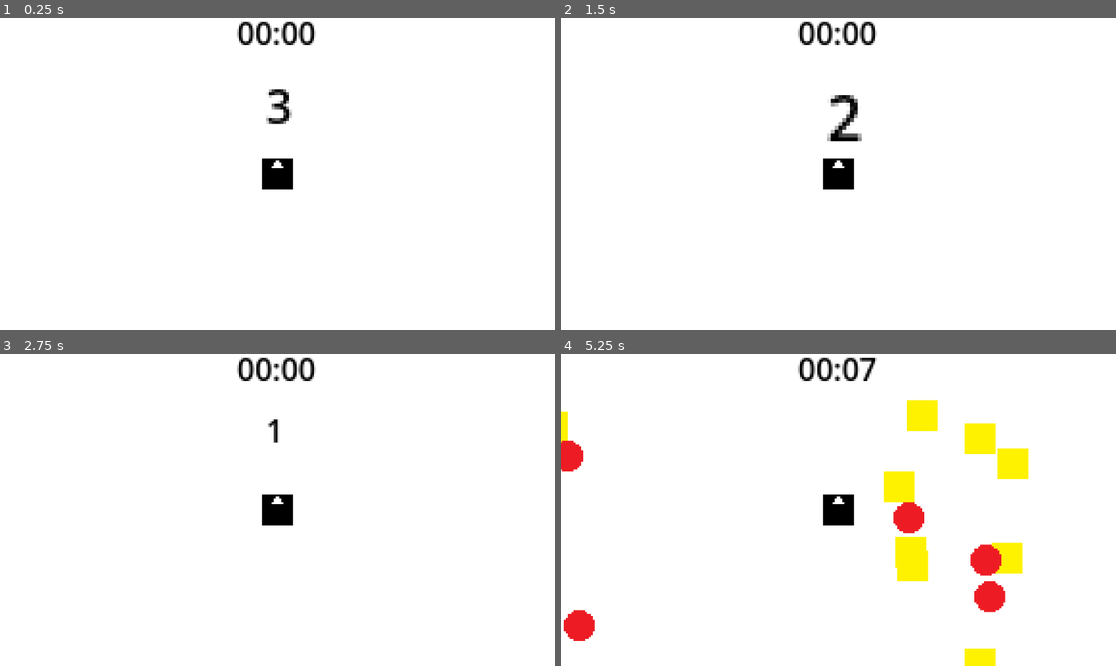
Above: before the commit, frames 1-4 (two rows, left to right).
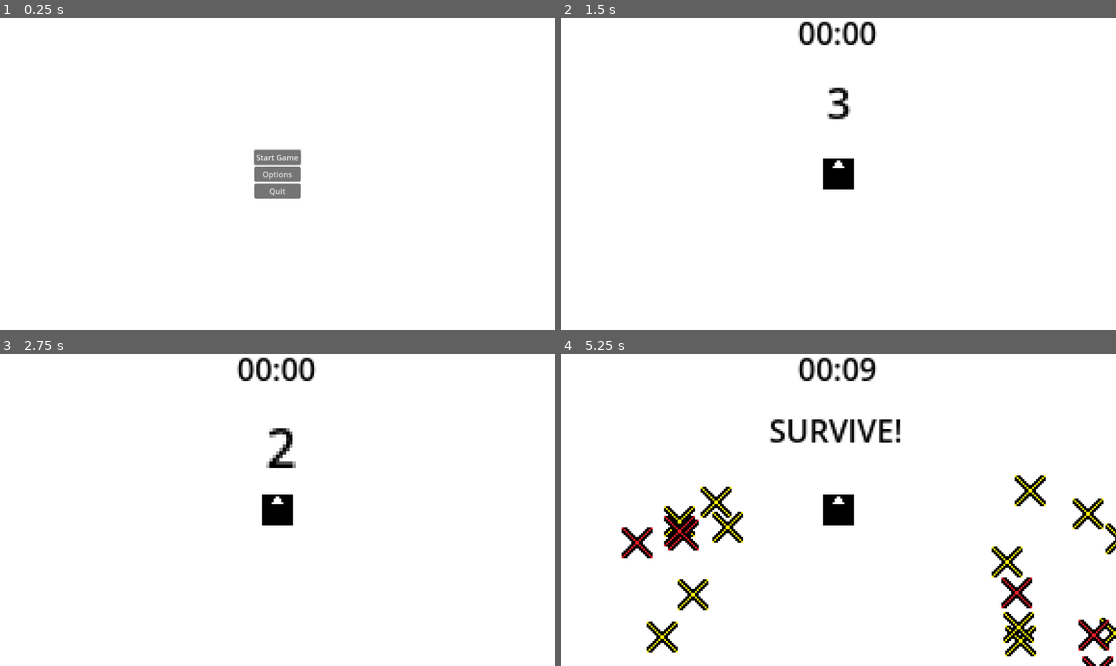
Above: after the commit, the same moments.

Repository: Marcin-Lach/javsc
Game: Godot game, scene res://menu.tscn
Two runs of this game, one before a commit and one after it. Both use one fixed random seed, a clock stepped at 60 frames per second and the inputs below. Before the commit the project starts from res://main.tscn.
Inputs (mouse positions are in pixels of both pictures, inside the frame that each line leads up to):
- Up to frame 1 (0.25 s): no input
- Up to frame 2 (1.5 s): click (838, 174) at 0.5 s, where only the run after the commit has a clickable "Options"; click (838, 158) at 1.25 s, where only the run after the commit has a clickable "Start Game"
- Up to frame 3 (2.75 s): hold Right (right) from 2.03 s (still down)
- Up to frame 4 (5.25 s): release Right (right) at 2.78 s; hold Down (down) 2.78-3.53 s; hold Right (right) 3.53-4.28 s; hold Up (up) 4.28-5.03 s; hold Left (left) from 5.03 s (still down)

The runs differ from the first frame. In frame 1, 2.3% of the frame differs, in the area x 42-57%, y 1-58%; in frame 2, 0.6%; in frame 3, 0.4%; in frame 4, 12%, in the area x 0-100%, y 1-100%.

Commit message:
Added main menu to the game
Just begin

Diff:
--- /dev/null
+++ b/src/menu.gd
@@ -0,0 +1,19 @@
+extends Control
+
+@onready var start_button = $VBoxContainer/StartButton
+
+
+# Called when the node enters the scene tree for the first time.
+func _ready():
+	$VBoxContainer/StartButton.grab_focus()
+
+func _on_start_button_pressed():
+	get_tree().change_scene_to_file("res://main.tscn")
+
+
+func _on_options_button_pressed():
+	pass # Replace with function body.
+
+
+func _on_quit_button_pressed():
+	get_tree().quit()
--- /dev/null
+++ b/src/menu.tscn
@@ -0,0 +1,44 @@
+[gd_scene load_steps=2 format=3 uid="uid://iuir1gqkuq2t"]
+
+[ext_resource type="Script" path="res://menu.gd" id="1_8dmuv"]
+
+[node name="Menu" type="Control"]
+layout_mode = 3
+anchors_preset = 15
+anchor_right = 1.0
+anchor_bottom = 1.0
+grow_horizontal = 2
+grow_vertical = 2
+script = ExtResource("1_8dmuv")
+
+[node name="VBoxContainer" type="VBoxContainer" parent="."]
+layout_mode = 1
+anchors_preset = 8
+anchor_left = 0.5
+anchor_top = 0.5
+anchor_right = 0.5
+anchor_bottom = 0.5
+offset_left = -48.0
+offset_top = -50.5
+offset_right = 48.0
+offset_bottom = 50.5
+grow_horizontal = 2
+grow_vertical = 2
+
+[node name="StartButton" type="Button" parent="VBoxContainer"]
+layout_mode = 2
+focus_neighbor_top = NodePath("../QuitButton")
+text = "Start Game"
+
+[node name="OptionsButton" type="Button" parent="VBoxContainer"]
+layout_mode = 2
+text = "Options"
+
+[node name="QuitButton" type="Button" parent="VBoxContainer"]
+layout_mode = 2
+focus_neighbor_bottom = NodePath("../StartButton")
+text = "Quit"
+
+[connection signal="pressed" from="VBoxContainer/StartButton" to="." method="_on_start_button_pressed"]
+[connection signal="pressed" from="VBoxContainer/OptionsButton" to="." method="_on_options_button_pressed"]
+[connection signal="pressed" from="VBoxContainer/QuitButton" to="." method="_on_quit_button_pressed"]
--- a/src/project.godot
+++ b/src/project.godot
@@ -11,7 +11,7 @@
 [application]
 
 config/name="javsc"
-run/main_scene="res://main.tscn"
+run/main_scene="res://menu.tscn"
 config/features=PackedStringArray("4.1", "Mobile")
 config/icon="res://icon.svg"
 
@@ -21,6 +21,14 @@
 
 [input]
 
+ui_accept={
+"deadzone": 0.5,
+"events": [Object(InputEventKey,"resource_local_to_scene":false,"resource_name":"","device":0,"window_id":0,"alt_pressed":false,"shift_pressed":false,"ctrl_pressed":false,"meta_pressed":false,"pressed":false,"keycode":4194309,"physical_keycode":0,"key_label":0,"unicode":0,"echo":false,"script":null)
+, Object(InputEventKey,"resource_local_to_scene":false,"resource_name":"","device":0,"window_id":0,"alt_pressed":false,"shift_pressed":false,"ctrl_pressed":false,"meta_pressed":false,"pressed":false,"keycode":4194310,"physical_keycode":0,"key_label":0,"unicode":0,"echo":false,"script":null)
+, Object(InputEventKey,"resource_local_to_scene":false,"resource_name":"","device":0,"window_id":0,"alt_pressed":false,"shift_pressed":false,"ctrl_pressed":false,"meta_pressed":false,"pressed":false,"keycode":32,"physical_keycode":0,"key_label":0,"unicode":32,"echo":false,"script":null)
+, Object(InputEventJoypadButton,"resource_local_to_scene":false,"resource_name":"","device":-1,"button_index":0,"pressure":0.0,"pressed":true,"script":null)
+]
+}
 down={
 "deadzone": 0.5,
 "events": [Object(InputEventKey,"resource_local_to_scene":false,"resource_name":"","device":0,"window_id":0,"alt_presse …(181 unchanged characters)…
Not shown, changed: diary/README.md
